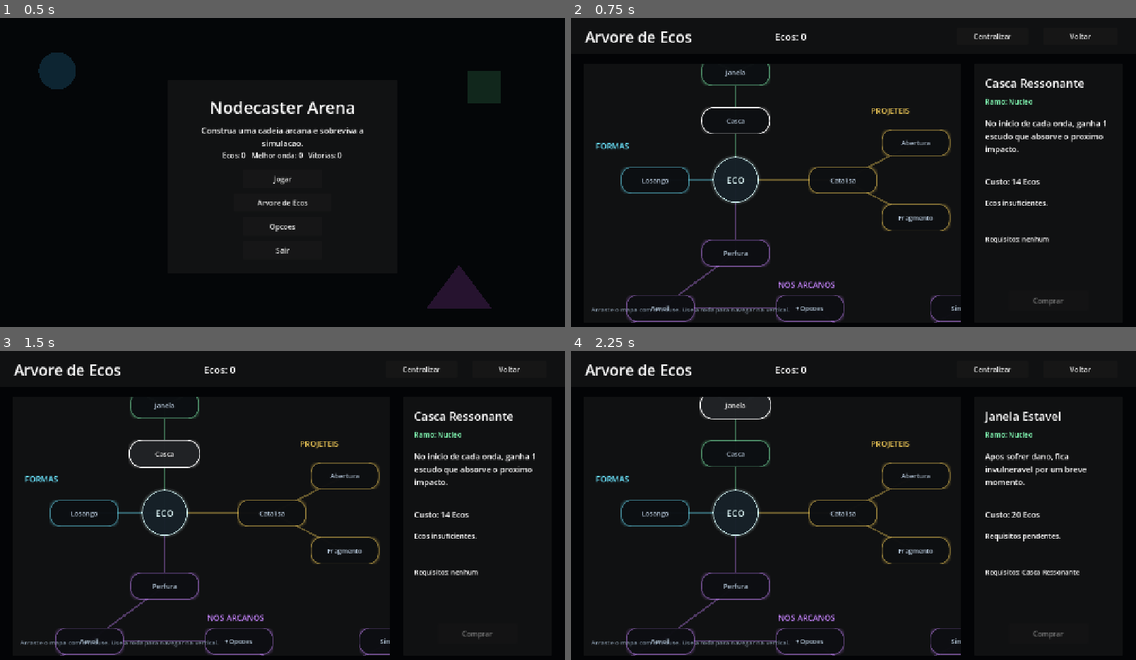
Above: before the commit, frames 1-4 (two rows, left to right).
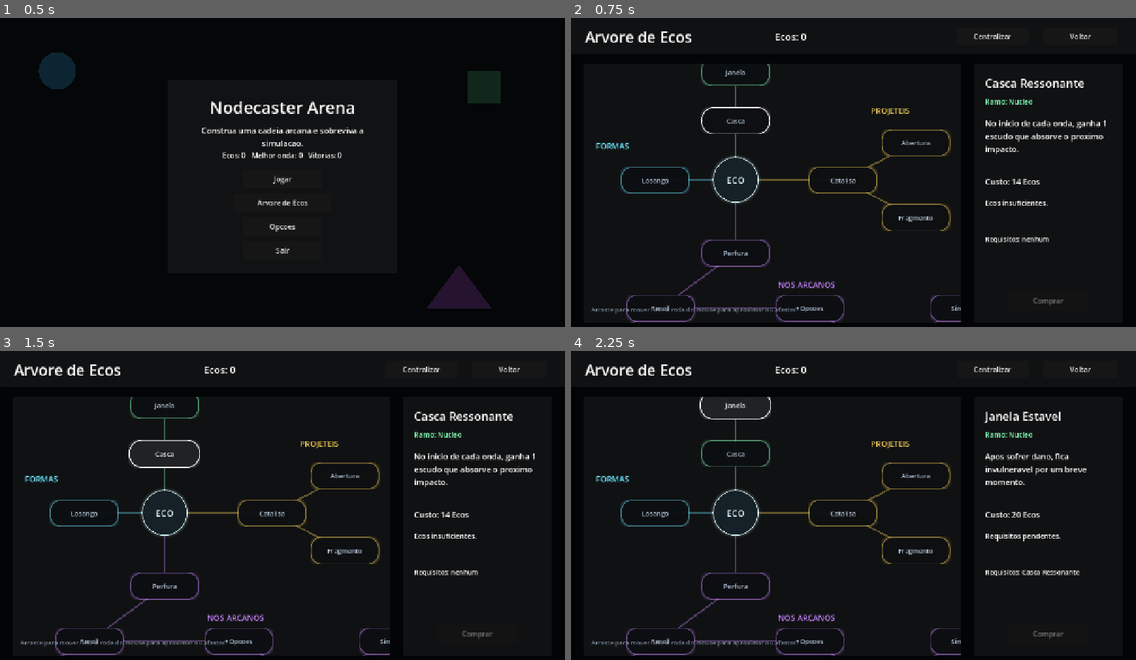
Above: after the commit, the same moments.

Repository: Gustavo-Wallace/nodecaster-arena
Game: Godot game, scene res://scenes/ui/main_menu.tscn
The game is run twice, just before and just after one commit, with the same random seed, the same clock (stepped at 60 frames per second) and the same inputs.
Inputs:
- Up to frame 1 (0.5 s): no input
- Up to frame 2 (0.75 s): click "Arvore de Ecos" at 0.5 s
- Up to frame 3 (1.5 s): click "Casca" at 1.25 s
- Up to frame 4 (2.25 s): click "Janela" at 2 s

Frame 1 is identical in both runs. In frame 2, 0.2% of the frame differs, in the area x 7-40%, y 93-96%; in frame 3, 0.2%; in frame 4, 0.2%.

Commit message:
adiciona zoom por scroll na arvore de ecos

Diff:
--- a/scenes/ui/echo_skill_tree.tscn
+++ b/scenes/ui/echo_skill_tree.tscn
@@ -82,7 +82,7 @@
 offset_top = 548.0
 offset_right = 520.0
 offset_bottom = 574.0
-text = "Arraste o mapa com o mouse. Use a roda para navegar na vertical."
+text = "Arraste para mover. Use a roda do mouse para aproximar ou afastar."
 theme_override_colors/font_color = Color(0.62, 0.7, 0.78, 0.78)
 theme_override_font_sizes/font_size = 14
 
--- a/scenes/ui/run_result_panel.tscn
+++ b/scenes/ui/run_result_panel.tscn
@@ -53,28 +53,38 @@
 text = "Resumo da run"
 horizontal_alignment = 1
 
-[node name="StatsLabel" type="Label" parent="Panel"]
+[node name="ScrollContainer" type="ScrollContainer" parent="Panel"]
 layout_mode = 0
-offset_left = 46.0
+offset_left = 36.0
 offset_top = 118.0
-offset_right = 334.0
-offset_bottom = 320.0
+offset_right = 684.0
+offset_bottom = 454.0
+horizontal_scroll_mode = 0
+vertical_scroll_mode = 1
+
+[node name="Content" type="VBoxContainer" parent="Panel/ScrollContainer"]
+layout_mode = 2
+theme_override_constants/separation = 18
+
+[node name="SummaryRow" type="HBoxContainer" parent="Panel/ScrollContainer/Content"]
+layout_mode = 2
+theme_override_constants/separation = 28
+
+[node name="StatsLabel" type="Label" parent="Panel/ScrollContainer/Content/SummaryRow"]
+custom_minimum_size = Vector2(286, 0)
+layout_mode = 2
+size_flags_horizontal = 3
 text = "Pontuacao"
 
-[node name="KillsLabel" type="Label" parent="Panel"]
-layout_mode = 0
-offset_left = 366.0
-offset_top = 118.0
-offset_right = 674.0
-offset_bottom = 320.0
+[node name="KillsLabel" type="Label" parent="Panel/ScrollContainer/Content/SummaryRow"]
+custom_minimum_size = Vector2(286, 0)
+layout_mode = 2
+size_flags_horizontal = 3
 text = "Inimigos"
 
-[node name="BuildLabel" type="Label" parent="Panel"]
-layout_mode = 0
-offset_left = 46.0
-offset_top = 314.0
-offset_right = 674.0
-offset_bottom = 454.0
+[node name="BuildLabel" type="Label" parent="Panel/ScrollContainer/Content"]
+layout_mode = 2
+size_flags_horizontal = 3
 text = "Build"
 
 [node name="RestartButton" type="Button" parent="Panel"]
--- a/scripts/ui/echo_skill_tree.gd
+++ b/scripts/ui/echo_skill_tree.gd
@@ -3,6 +3,11 @@
 const NODE_SIZE := Vector2(156.0, 62.0)
 const CONTENT_SIZE := Vector2(1220.0, 820.0)
 const HUB_CENTER := Vector2(560.0, 390.0)
+const MIN_ZOOM := 0.6
+const MAX_ZOOM := 1.5
+const DEFAULT_ZOOM := 1.0
+const ZOOM_STEP := 1.12
+const PAN_DRAG_THRESHOLD := 8.0
 
 @onready var ecos_label: Label = $Header/EcosLabel
 @onready var back_button: Button = $Header/BackButton
@@ -23,6 +28,9 @@
 var _is_panning := false
 var _pan_start_mouse := Vector2.ZERO
 var _pan_start_position := Vector2.ZERO
+var _tree_zoom := DEFAULT_ZOOM
+var _pan_dragged := false
+var _suppress_skill_selection := false
 
 
 func _ready() -> void:
@@ -34,7 +42,7 @@
 	_setup_button_feedback(center_button)
 	_setup_button_feedback(buy_button)
 	_refresh_tree(false)
-	_center_tree()
+	call_deferred("_center_tree")
 
 
 func _refresh_tree(keep_selection: bool = true) -> void:
@@ -151,7 +159,8 @@
 		button.size = NODE_SIZE
 		button.focus_mode = Control.FOCUS_NONE
 		button.clip_contents = true
-		button.pressed.connect(_select_skill.bind(skill_id))
+		button.pressed.connect(_on_skill_button_pressed.bind(skill_id))
+		button.gui_input.connect(_on_skill_button_gui_input)
 		button.add_theme_font_size_override("font_size", 15)
 		button.add_theme_color_override("font_outline_color", Color(0.0, 0.0, 0.0, 0.65))
 		button.add_theme_constant_override("outline_size", 2)
@@ -176,6 +185,12 @@
 	_play_audio("play_button_click")
 	_update_details()
 	_refresh_button_styles()
+
+
+func _on_skill_button_pressed(skill_id: String) -> void:
+	if _suppress_skill_selection or _pan_dragged:
+		return
+	_select_skill(skill_id)
 
 
 func _update_details() -> void:
@@ -403,44 +418,100 @@
 func _on_tree_viewport_gui_input(event: InputEvent) -> void:
 	var mouse_button := event as InputEventMouseButton
 	if mouse_button != null:
-		if mouse_button.button_index == MOUSE_BUTTON_LEFT:
-			_is_panning = mouse_button.pressed
-			_pan_start_mouse = get_global_mouse_position()
-			_pan_start_position = tree_content.position
-		elif mouse_button.pressed and mouse_button.button_index == MOUSE_BUTTON_WHEEL_UP:
-			_pan_by(Vector2(0.0, 72.0))
-		elif mouse_button.pressed and mouse_button.button_index == MOUSE_BUTTON_WHEEL_DOWN:
-			_pan_by(Vector2(0.0, -72.0))
+		_handle_tree_mouse_button(mouse_button)
 		return
 
 	var mouse_motion := event as InputEventMouseMotion
 	if mouse_motion != null and _is_panning:
-		var delta := get_global_mouse_position() - _pan_start_mouse
-		_set_tree_position(_pan_start_position + delta)
-
-
-func _pan_by(delta: Vector2) -> void:
-	_set_tree_position(tree_content.position + delta)
+		_update_pan(get_global_mouse_position())
+
+
+func _on_skill_button_gui_input(event: InputEvent) -> void:
+	var mouse_button := event as InputEventMouseButton
+	if mouse_button != null:
+		_handle_tree_mouse_button(mouse_button)
+		return
+
+	var mouse_motion := event as InputEventMouseMotion
+	if mouse_motion != null and _is_panning:
+		_update_pan(get_global_mouse_position())
+
+
+func _handle_tree_mouse_button(event: InputEventMouseButton) -> void:
+	if event.button_index == MOUSE_BUTTON_LEFT:
+		if event.pressed:
+			_begin_pan(get_global_mouse_position())
+		else:
+			_end_pan()
+		return
+
+	if not event.pressed:
+		return
+
+	if event.button_index == MOUSE_BUTTON_WHEEL_UP:
+		_zoom_at_cursor(ZOOM_STEP)
+	elif event.button_index == MOUSE_BUTTON_WHEEL_DOWN:
+		_zoom_at_cursor(1.0 / ZOOM_STEP)
+
+
+func _begin_pan(mouse_position: Vector2) -> void:
+	_is_panning = true
+	_pan_dragged = false
+	_pan_start_mouse = mouse_position
+	_pan_start_position = tree_content.position
+
+
+func _update_pan(mouse_position: Vector2) -> void:
+	var delta := mouse_position - _pan_start_mouse
+	if delta.length() >= PAN_DRAG_THRESHOLD:
+		_pan_dragged = true
+	_set_tree_position(_pan_start_position + delta)
+
+
+func _end_pan() -> void:
+	if _pan_dragged:
+		_suppress_skill_selection = true
+		call_deferred("_clear_skill_selection_suppression")
+	_is_panning = false
+
+
+func _clear_skill_selection_suppression() -> void:
+	_suppress_skill_selection = false
+
+
+func _zoom_at_cursor(multiplier: float) -> void:
+	var focus_point := tree_viewport.get_local_mouse_position()
+	var content_point := (focus_point - tree_content.position) / maxf(_tree_zoom, 0.001)
+	var target_zoom := clampf(_tree_zoom * multiplier, MIN_ZOOM, MAX_ZOOM)
+	if is_equal_approx(target_zoom, _tree_zoom):
+		return
+
+	_tree_zoom = target_zoom
+	tree_content.scale = Vector2.ONE * _tree_zoom
+	_set_tree_position(focus_point - content_point * _tree_zoom)
 
 
 func _center_tree() -> void:
+	_tree_zoom = DEFAULT_ZOOM
+	tree_content.scale = Vector2.ONE * _tree_zoom
 	var bounds := _get_skill_bounds()
-	var centered_position := tree_viewport.size * 0.5 - bounds.get_center()
+	var centered_position := tree_viewport.size * 0.5 - bounds.get_center() * _tree_zoom
 	_set_tree_position(centered_position)
 
 
 func _set_tree_position(new_position: Vector2) -> void:
 	var viewport_size := tree_viewport.size
-	var min_position := viewport_size - CONTENT_SIZE
+	var scaled_content_size := CONTENT_SIZE * _tree_zoom
+	var min_position := viewport_size - scaled_content_size
 	var max_position := Vector2.ZERO
 
-	if CONTENT_SIZE.x <= viewport_size.x:
-		new_position.x = (viewport_size.x - CONTENT_SIZE.x) * 0.5
+	if scaled_content_size.x <= viewport_size.x:
+		new_position.x = (viewport_size.x - scaled_content_size.x) * 0.5
 	else:
 		new_position.x = clampf(new_position.x, min_position.x, max_position.x)
 
-	if CONTENT_SIZE.y <= viewport_size.y:
-		new_position.y = (viewport_size.y - CONTENT_SIZE.y) * 0.5
+	if scaled_content_size.y <= viewport_size.y:
+		new_position.y = (viewport_size.y - scaled_content_size.y) * 0.5
 	else:
 		new_position.y = clampf(new_position.y, min_position.y, max_position.y)
 
--- a/scripts/ui/run_result_panel.gd
+++ b/scripts/ui/run_result_panel.gd
@@ -5,9 +5,10 @@
 
 @onready var title_label: Label = $Panel/TitleLabel
 @onready var subtitle_label: Label = $Panel/SubtitleLabel
-@onready var stats_label: Label = $Panel/StatsLabel
-@onready var kills_label: Label = $Panel/KillsLabel
-@onready var build_label: Label = $Panel/BuildLabel
+@onready var scroll_container: ScrollContainer = $Panel/ScrollContainer
+@onready var stats_label: Label = $Panel/ScrollContainer/Content/SummaryRow/StatsLabel
+@onready var kills_label: Label = $Panel/ScrollContainer/Content/SummaryRow/KillsLabel
+@onready var build_label: Label = $Panel/ScrollContainer/Content/BuildLabel
 @onready var restart_button: Button = $Panel/RestartButton
 @onready var menu_button: Button = $Panel/MenuButton
 
@@ -20,15 +21,16 @@
 	title_label.add_theme_color_override("font_color", Color(0.9, 0.98, 1.0))
 
 	for label in [subtitle_label, stats_label, kills_label, build_label]:
-		label.add_theme_font_size_override("font_size", 18)
+		label.add_theme_font_size_override("font_size", 17)
 		label.add_theme_color_override("font_color", Color(0.82, 0.92, 1.0))
+		label.autowrap_mode = TextServer.AUTOWRAP_WORD_SMART
 
-	build_label.autowrap_mode = TextServer.AUTOWRAP_WORD_SMART
 	restart_button.pressed.connect(_on_restart_pressed)
 	menu_button.pressed.connect(_on_menu_pressed)
 
 
 func show_result(victory: bool, stats: Dictionary, max_wave: int) -> void:
+	scroll_container.scroll_vertical = 0
 	title_label.text = "VITORIA" if victory else "DERROTA"
 	title_label.add_theme_color_override("font_color", Color(0.72, 1.0, 0.78) if victory else Color(1.0, 0.46, 0.46))
 	subtitle_label.text = "Simulacao concluida. Voce estabilizou o nucleo." if victory else "Nucleo desintegrado. A cadeia arcana entrou em colapso."
Not shown, added: scripts/ui/spell_graph_overlay.gd.uid
